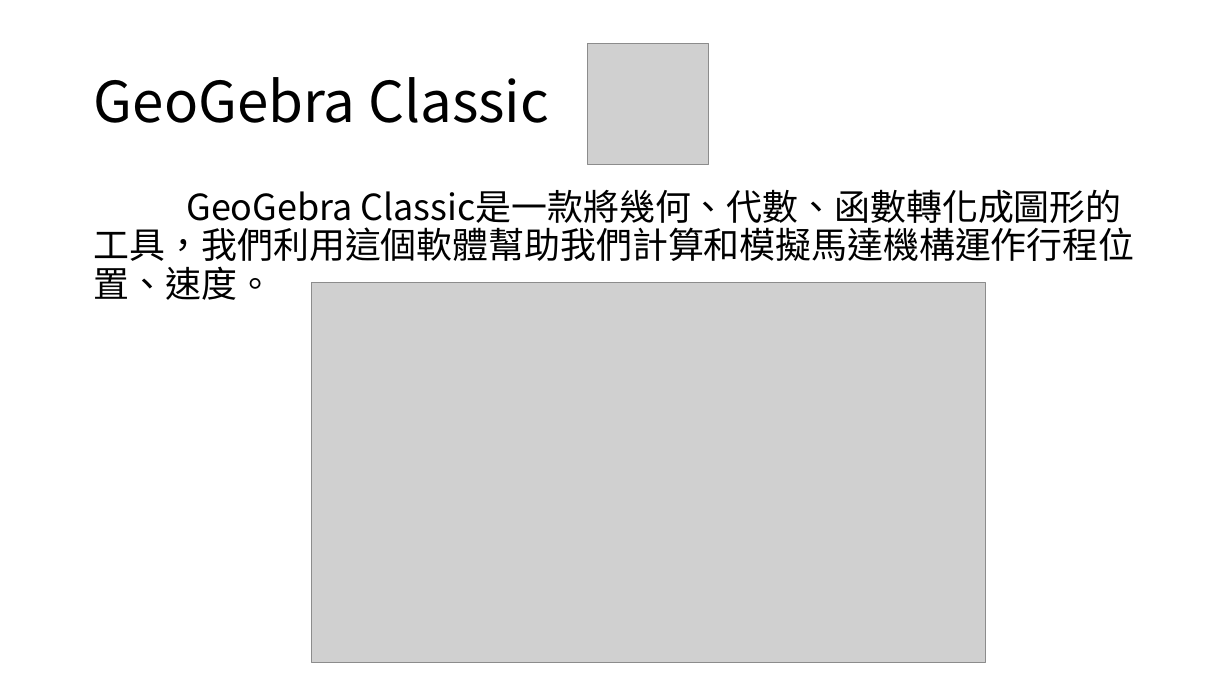
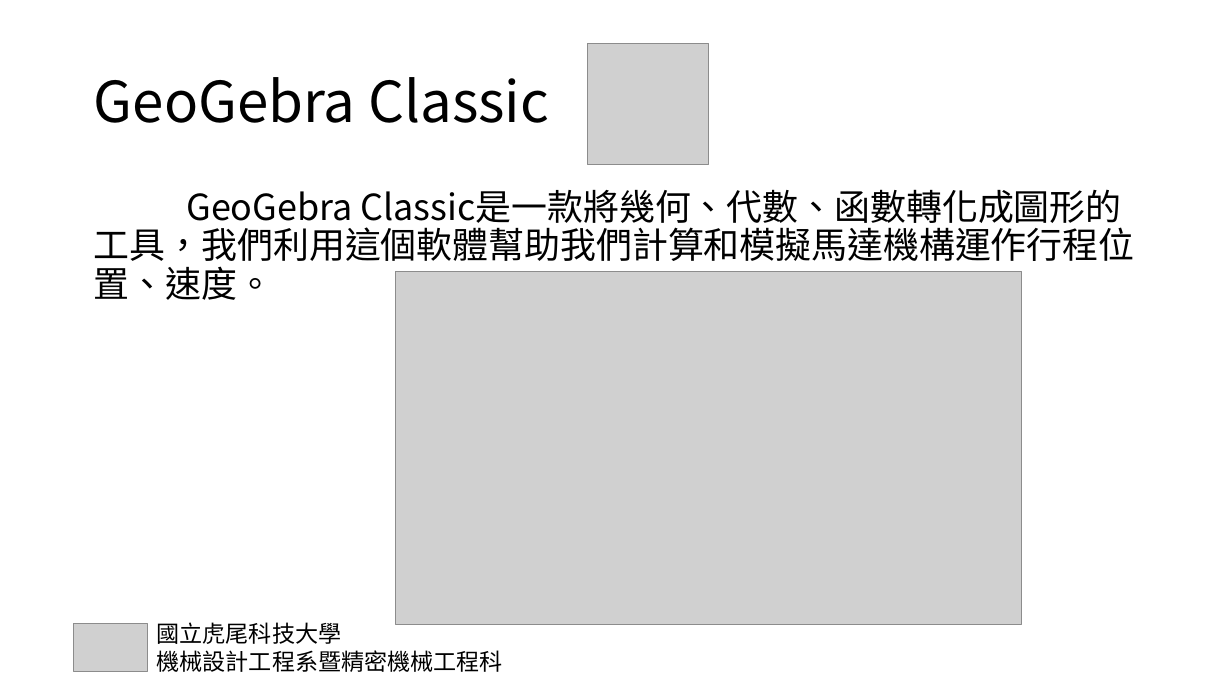
Before and after one commit to snowfall-killer/pj4101, a slide deck: slide 8 of PPT/專題報告PPT.pptx. Drawn at 1232x693 pixels with LibreOffice and Linux fonts; fonts in the diff are those of the drawing; grey boxes stand for pictures. Boxes give left, top, right and bottom in pixels: in the first picture for what was removed or moved away, otherwise in the second. Text is boxed around its words. In the diff, an @@ line names an element or a change of style, - is before the commit and + after.

```diff
--- a/PPT/專題報告PPT.pptx
+++ b/PPT/專題報告PPT.pptx
@@ picture: place and size @@
-picture at bbox=[311, 282, 985, 662]
+picture at bbox=[396, 271, 1022, 624]
@@ picture added at bbox=[74, 624, 148, 672] @@
@@ text added at bbox=[157, 622, 503, 672], 18 pt, text #000000 @@
+國立虎尾科技大學
+機械設計工程系暨精密機械工程科
```
Also in this commit, not shown: 19 other slides changed.
